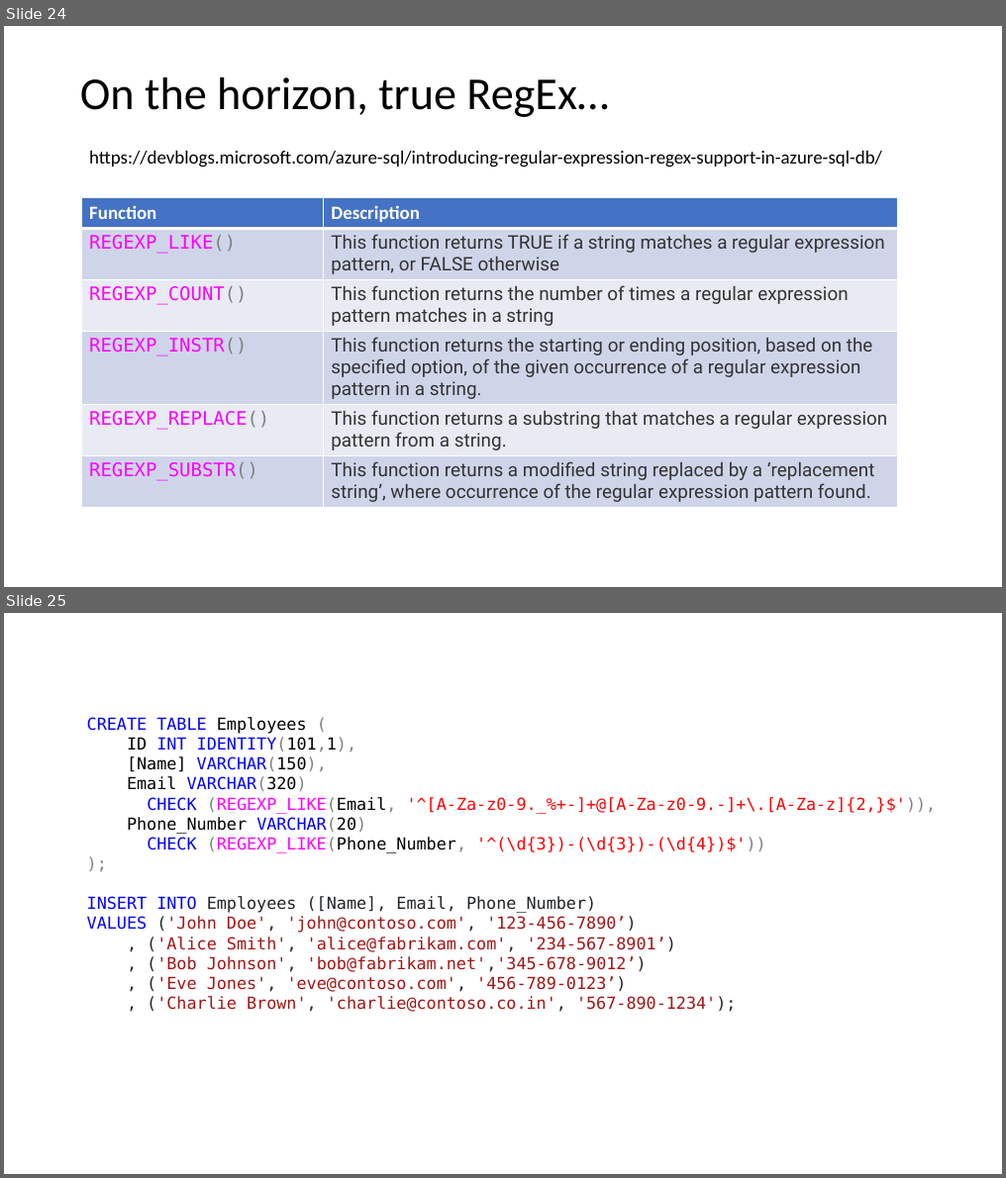
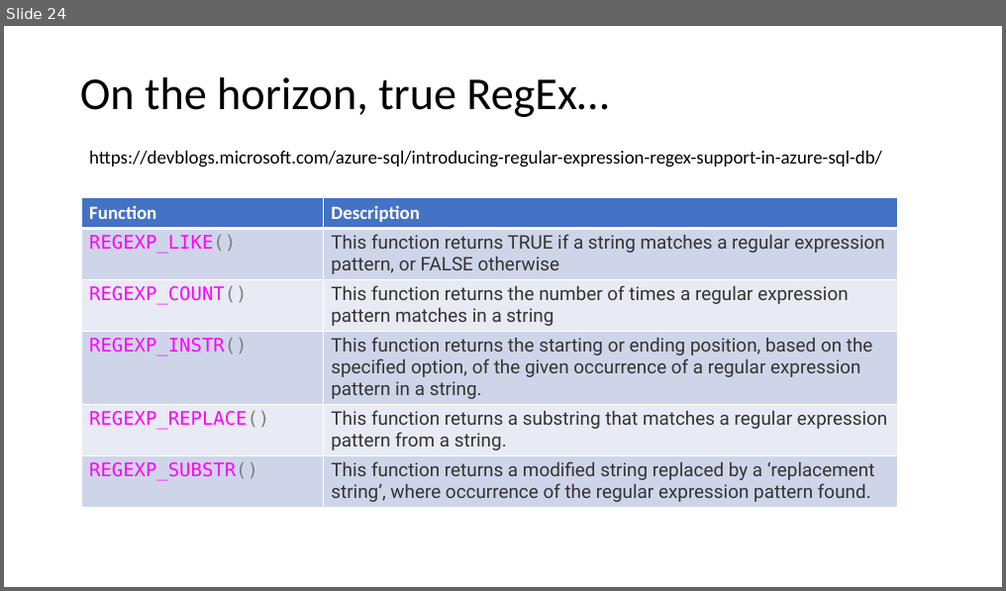
Before and after one commit to jbfoushee/MyPresentations, a slide deck: TSQL_LIKE_Operator/TSQL LIKE.pptx. Shown one above the other, each under a label of ours: slides 24 and 25 before the commit, slide 24 after it. The pictures are 1006x1178 and 1006x591 pixels, drawn with LibreOffice and Linux fonts; fonts in the diff are those of the drawing. Boxes give left, top, right and bottom in pixels: in the first picture for what was removed or moved away, otherwise in the second. Text is boxed around its words. In the diff, an @@ line names an element or a change of style, - is before the commit and + after.

```diff
--- a/TSQL_LIKE_Operator/TSQL LIKE.pptx
+++ b/TSQL_LIKE_Operator/TSQL LIKE.pptx
@@ slide 25 removed at (4,613,1002,1174), background #FFFFFF @@
@@ text removed at (87,717,937,1012) @@
-CREATE TABLE Employees (
-ID INT IDENTITY(101,1),
-[Name] VARCHAR(150),
-Email VARCHAR(320)
-CHECK (REGEXP_LIKE(Email, '^[A-Za-z0-9._%+-]+@[A-Za-z0-9.-]+\.[A-Za-z]{2,}$')),
-Phone_Number VARCHAR(20)
-CHECK (REGEXP_LIKE(Phone_Number, '^(\d{3})-(\d{3})-(\d{4})$'))
-);
-INSERT INTO Employees ([Name], Email, Phone_Number)
-VALUES ('John Doe', 'john@contoso.com', '123-456-7890’)
-, ('Alice Smith', 'alice@fabrikam.com', '234-567-8901’)
-, ('Bob Johnson', 'bob@fabrikam.net','345-678-9012’)
-, ('Eve Jones', 'eve@contoso.com', '456-789-0123’)
-, ('Charlie Brown', 'charlie@contoso.co.in', '567-890-1234');
```
Also in this commit, not shown: 11 slides changed, 2 other slides removed, 5 other files.
